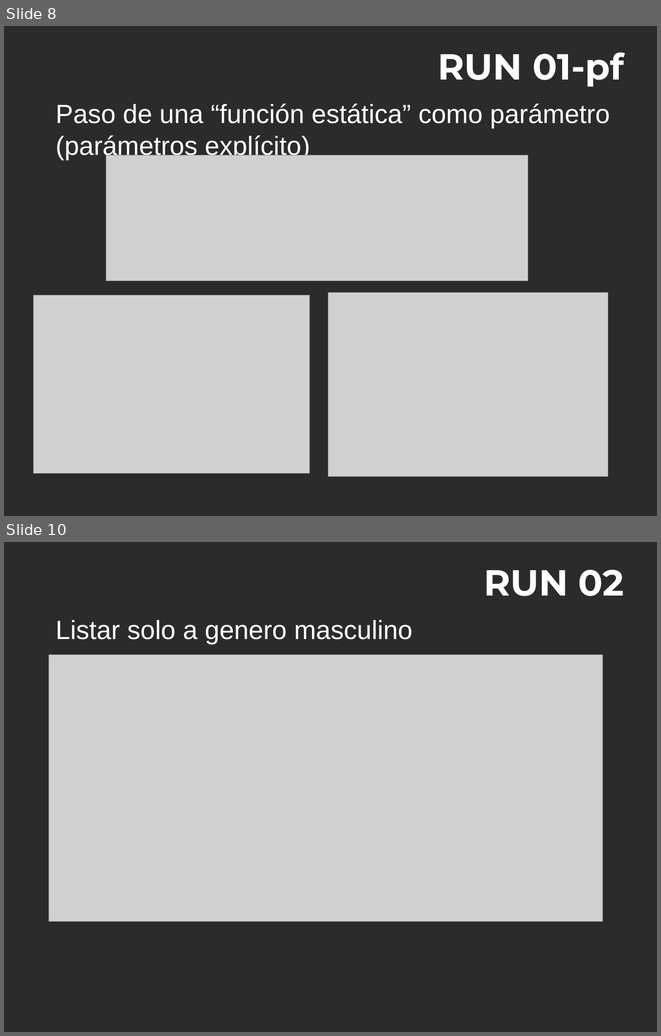
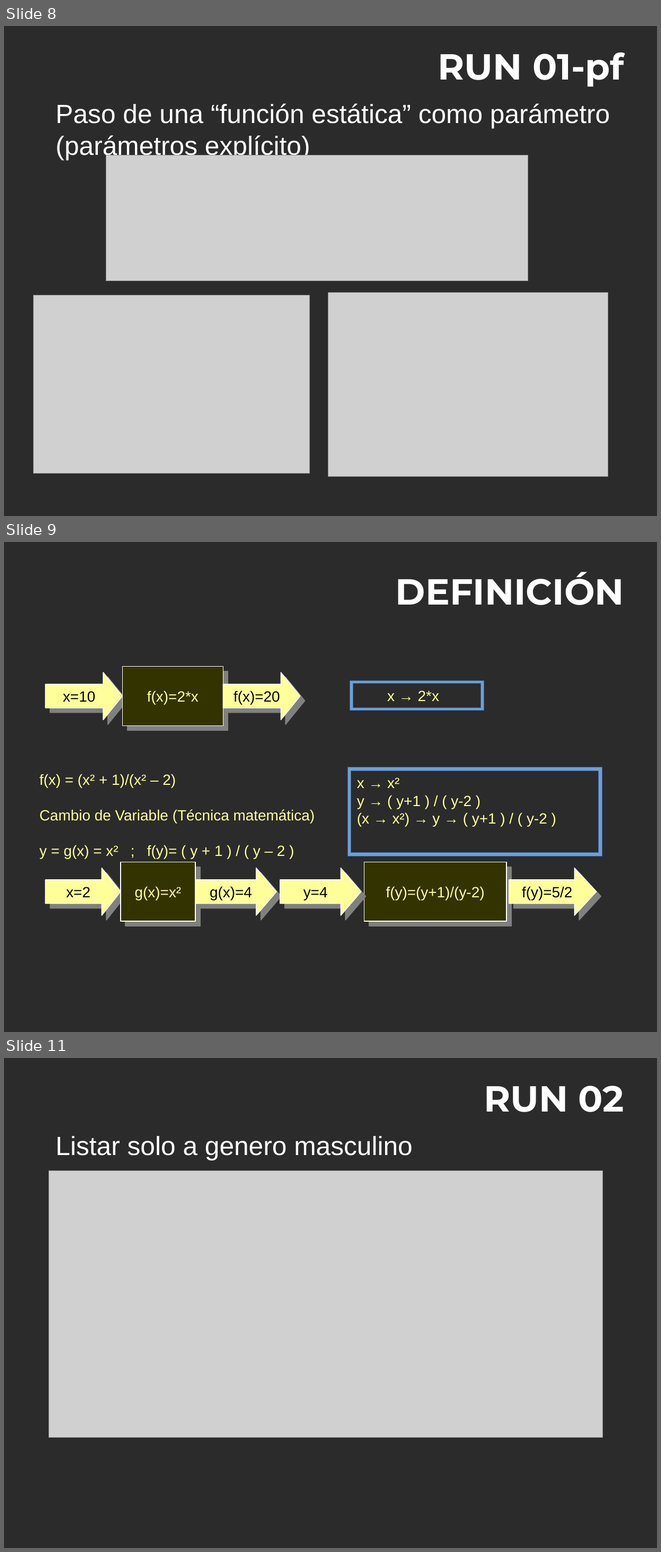
Before and after one commit to yracnet/java-fp, a slide deck: java-fp.odp. Shown one above the other, each under a label of ours: slides 8 and 10 before the commit, slides 8, 9 and 11 after it; the slides between them are not shown. The pictures are 661x1036 and 661x1552 pixels, drawn with LibreOffice and Linux fonts; fonts in the diff are those of the drawing; grey boxes stand for pictures; background and template pictures are left out; a plain dark background stands for a picture behind light text. Boxes give left, top, right and bottom in pixels: in the first picture for what was removed or moved away, otherwise in the second. Text is boxed around its words. In the diff, an @@ line names an element or a change of style, - is before the commit and + after.

```diff
--- a/java-fp.odp
+++ b/java-fp.odp
@@ slide 9 added at (x1=4, y1=542, x2=657, y2=1032), background picture (left out) @@
@@ title added at (x1=396, y1=572, x2=624, y2=605), 44 pt, text #FFFFFF, bold @@
+DEFINICIÓN
@@ rectangle added at (x1=123, y1=667, x2=223, y2=726), fill #333300, outline #FFFFFF 0.99 pt, 18 pt, text #FFFF99 @@
+f(x)=2*x
@@ right arrow added at (x1=45, y1=672, x2=123, y2=720), fill #FFFF99, outline #FFFFFF 0.99 pt, 18 pt, text #000000 @@
+x=10
@@ right arrow added at (x1=223, y1=672, x2=300, y2=720), fill #FFFF99, outline #FFFFFF 0.99 pt, 18 pt, text #000000 @@
+f(x)=20
@@ frame added at (x1=350, y1=681, x2=484, y2=711), fill #729FCF, outline #3465A4 0 pt, 18 pt, text #FFFF99 @@
+x → 2*x
@@ text added at (x1=40, y1=774, x2=315, y2=858), 18 pt, text #FFFF99 @@
+f(x) = (x² + 1)/(x² – 2)
+Cambio de Variable (Técnica matemática)
+y = g(x) = x² ; f(y)= ( y + 1 ) / ( y – 2 )
@@ frame added at (x1=347, y1=767, x2=602, y2=856), fill #729FCF, outline #3465A4 0 pt, 18 pt, text #FFFF99 @@
+x → x²
+y → ( y+1 ) / ( y-2 )
+(x → x²) → y → ( y+1 ) / ( y-2 )
@@ group added at (x1=45, y1=862, x2=597, y2=921): 4 right arrows, 2 rectangles @@
+x=2
+g(x)=x²
+g(x)=4
+f(y)=(y+1)/(y-2)
+f(y)=5/2
+y=4
@@ what was slide 10 is now slide 11 @@
```
Also in this commit, not shown: 1 slide changed, 1 other file.
